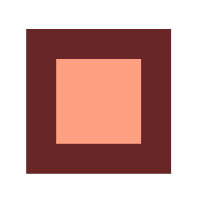
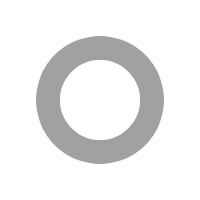
Revision of a layered 200×200 image; what changed, layer by layer:
removed group "unread" (2 layers) over [26,29,172,174]
removed layer "Forma 1" (1st of 2, in "unread") (was 87%) from group "unread" over [26,29,172,174]
added layer "Ellipse 1 copy 2" (37%) above "Ellipse 1" over [48,48,152,152]
